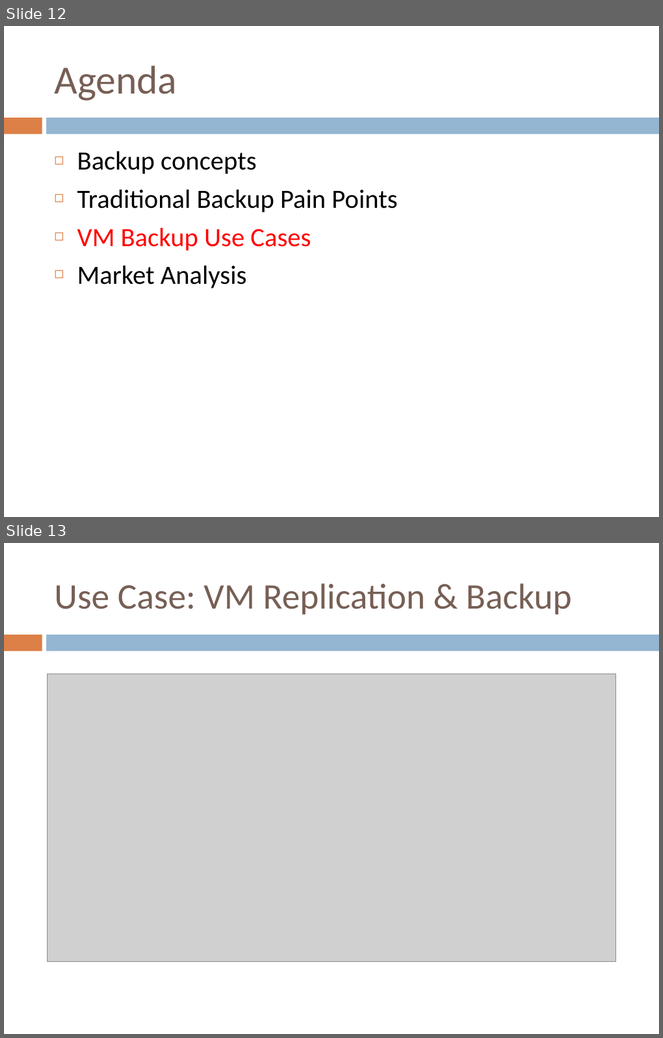
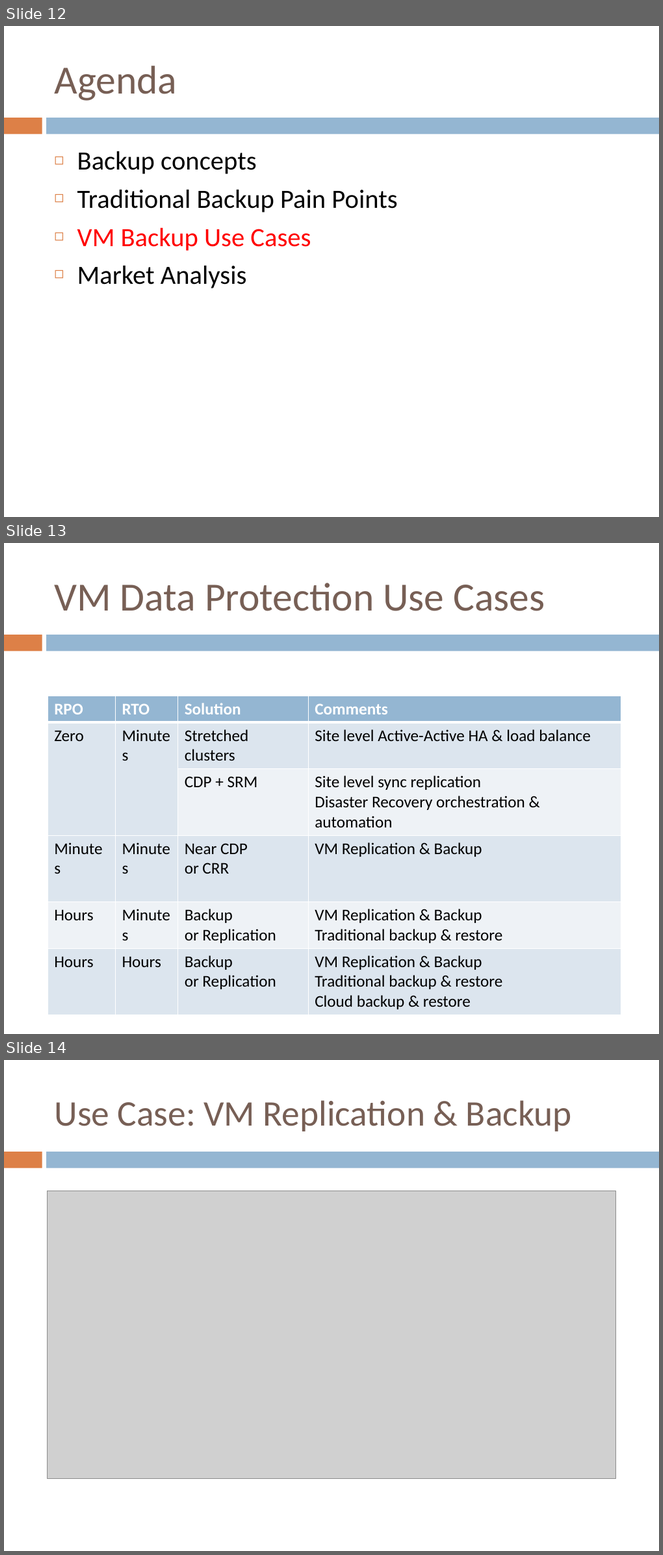
Before and after one commit to yangoliver/mydoc, a slide deck: slides/2016/vm_backup_toi_part1.pptx. Shown one above the other, each under a label of ours: slides 12 and 13 before the commit, slides 12, 13 and 14 after it. The pictures are 663x1038 and 663x1555 pixels, drawn with LibreOffice and Linux fonts; fonts in the diff are those of the drawing; grey boxes stand for pictures. Boxes give left, top, right and bottom in pixels: in the first picture for what was removed or moved away, otherwise in the second. Text is boxed around its words. In the diff, an @@ line names an element or a change of style, - is before the commit and + after.

Commit message:
updated for VM data protection use cases per RPO & RTO

```diff
--- a/slides/2016/vm_backup_toi_part1.pptx
+++ b/slides/2016/vm_backup_toi_part1.pptx
@@ slide 13 added at bbox=[4, 543, 659, 1034], background #FFFFFF; not listed: 2 template elements that a slide beside it also shows @@
@@ title added at bbox=[54, 583, 545, 611], 44 pt, text #775F55 @@
+VM Data Protection Use Cases
@@ table added at bbox=[48, 696, 621, 1012], 6 rows, 4 columns @@
+RPO | RTO | Solution | Comments
+Zero | Minutes | Stretched clusters | Site level Active-Active HA & load balance
+ |  | CDP + SRM | Site level sync replication / Disaster Recovery orchestration & automation
+Minutes | Minutes | Near CDP / or CRR | VM Replication & Backup
+Hours | Minutes | Backup / or Replication | VM Replication & Backup / Traditional backup & restore
+Hours | Hours | Backup / or Replication | VM Replication & Backup / Traditional backup & restore / Cloud backup & restore
@@ what was slide 13 is now slide 14 @@
```
Also in this commit, not shown: 3 slides changed, 1 other file.
